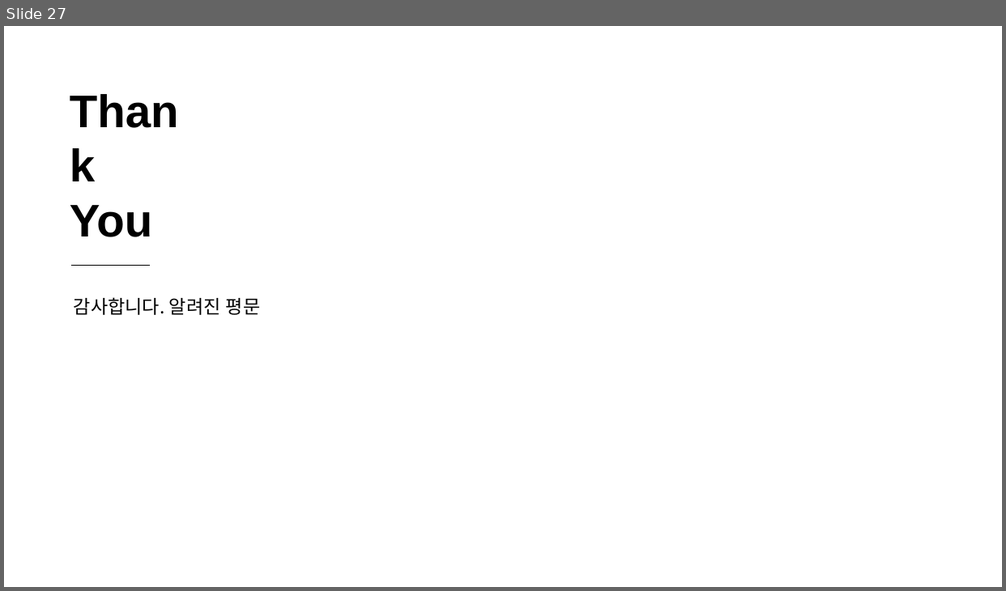
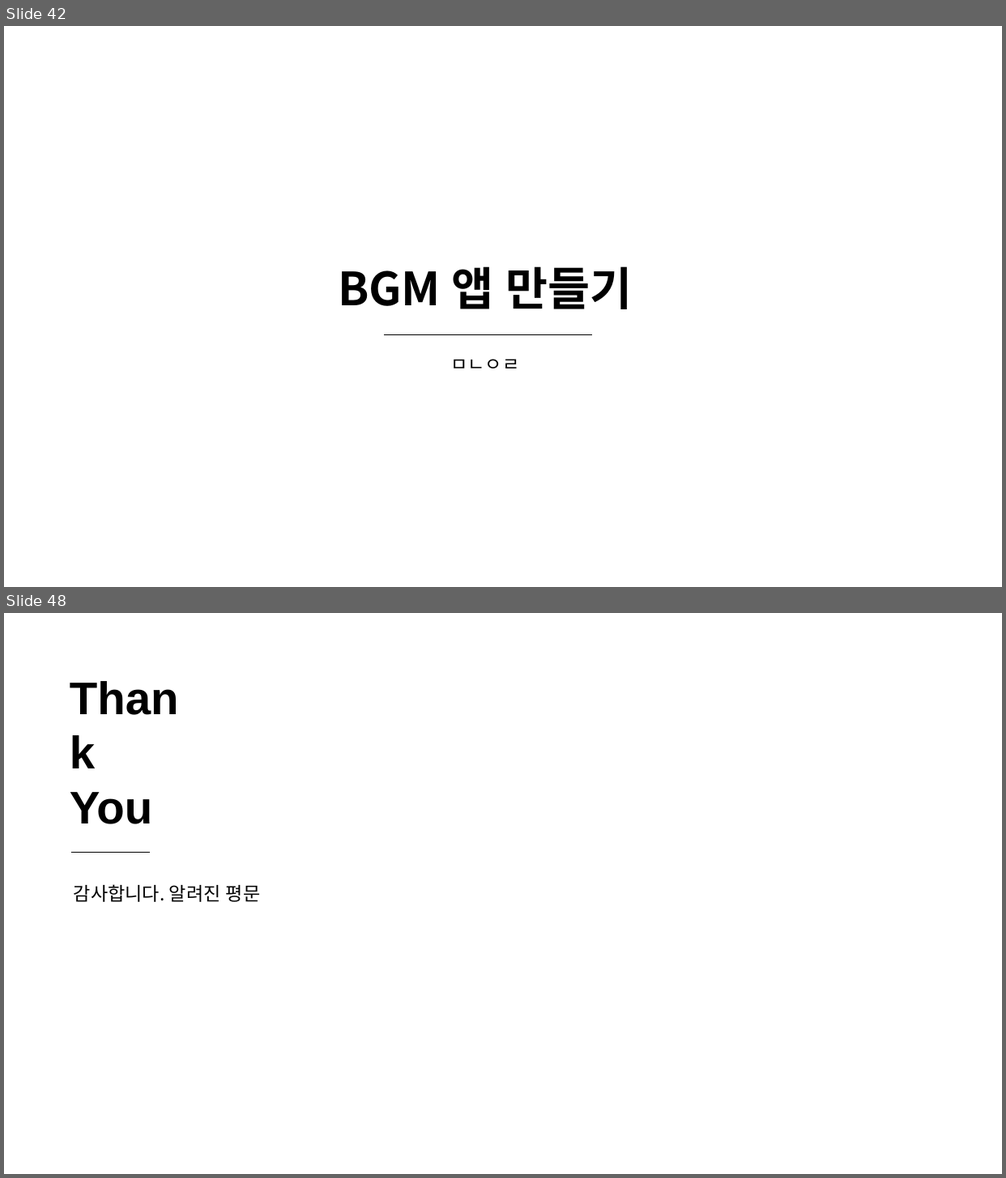
Before and after one commit to sky7th/Kodular, a slide deck: Kodular 기초.pptx. Shown one above the other, each under a label of ours: slide 27 before the commit, slides 42 and 48 after it; the slides between them are not shown. The pictures are 1006x591 and 1006x1178 pixels, drawn with LibreOffice and Linux fonts; fonts in the diff are those of the drawing. Boxes give left, top, right and bottom in pixels: in the first picture for what was removed or moved away, otherwise in the second. Text is boxed around its words. In the diff, an @@ line names an element or a change of style, - is before the commit and + after.

```diff
--- a/Kodular 기초.pptx
+++ b/Kodular 기초.pptx
@@ slide 42 added at (4,26,1002,587), background #FFFFFF @@
@@ text added at (338,267,633,310), 44 pt, text #000000, bold @@
+BGM 앱 만들기
@@ line added from (384, 335) to (592, 335), #000000 0.5 pt @@
@@ text added at (450,359,519,369), 18 pt, text #000000 @@
+ㅁㄴㅇㄹ
@@ what was slide 27 is now slide 48 @@
```
Also in this commit, not shown: 20 other slides added, 6 other files.
